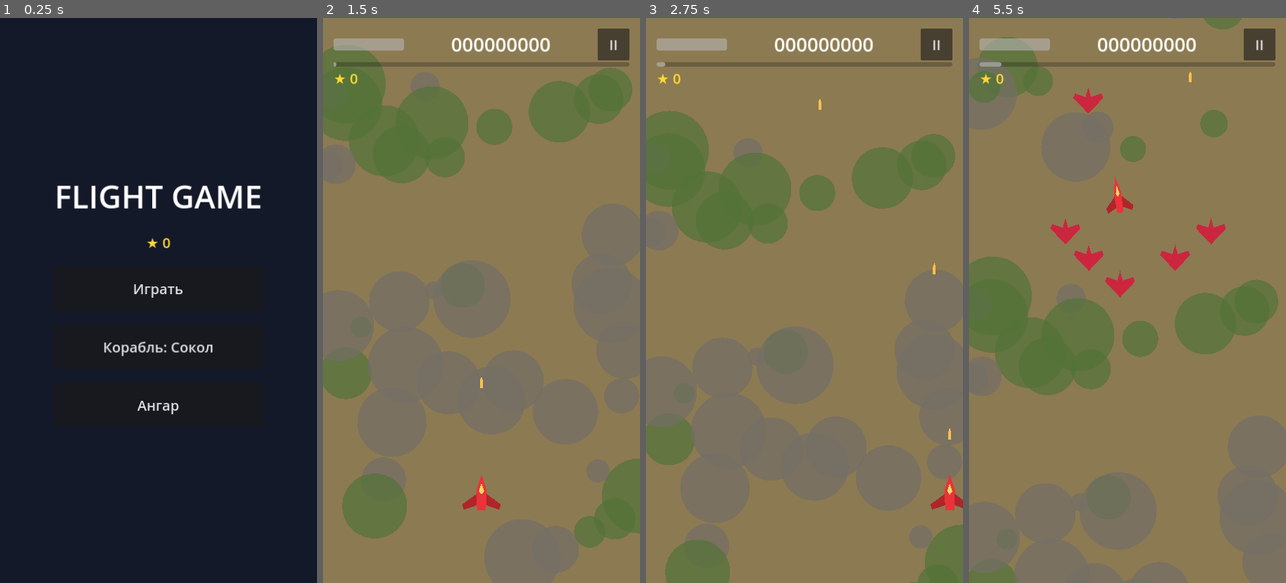
Above: before the commit, frames 1-4 (left to right).
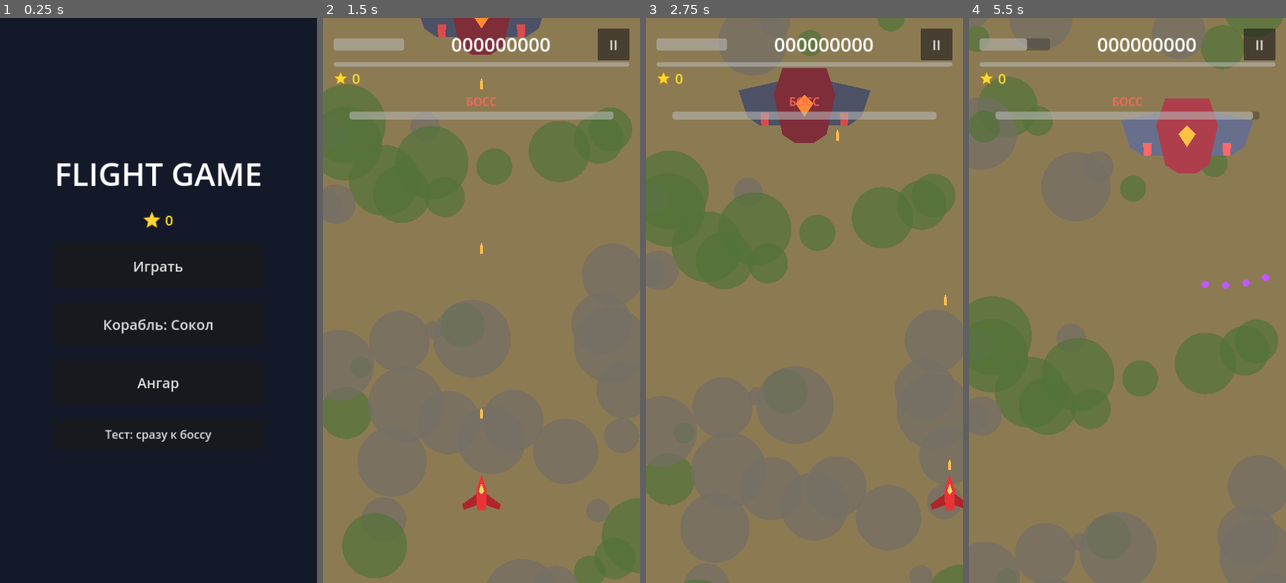
Above: after the commit, the same moments.

Repository: Dmitri2205/FlightGame
Game: Godot game, scene res://scenes/ui/main_menu.tscn
The game is run twice, just before and just after one commit, with the same random seed, the same clock (stepped at 60 frames per second) and the same inputs.
Inputs (mouse positions are in pixels of both pictures, inside the frame that each line leads up to):
- Up to frame 1 (0.25 s): no input
- Up to frame 2 (1.5 s): click (481, 436) at 0.5 s, where only the run after the commit has a clickable "Тест: сразу к боссу"; click (481, 289) at 1.25 s, where only the run before the commit has a clickable "Играть"
- Up to frame 3 (2.75 s): move the mouse to (874, 272) at 2.02 s; hold Right (ui_right) from 2.03 s (still down)
- Up to frame 4 (5.5 s): move the mouse to (1064, 328) at 2.77 s; release Right (ui_right) at 2.78 s; hold Down (ui_down) 2.78-3.53 s; move the mouse to (1159, 176) at 3.52 s; hold Right (ui_right) 3.53-4.28 s; move the mouse to (1111, 413) at 4.27 s; hold Up (ui_up) 4.28-5.03 s; move the mouse to (1222, 385) at 5.02 s; hold Left (ui_left) from 5.03 s (still down)

The runs differ from the first frame. In frame 1, 4.1% of the frame differs, in the area x 18-83%, y 25-75%; in frame 2, 23%; in frame 3, 23%; in frame 4, 25%, in the area x 0-100%, y 0-100%.

Commit message:
Fix touch scrolling and star glyph, add test boss
Lists in the ship select and upgrade screens now pass touch events up
to the ScrollContainer, so they can be swiped. The star glyph is missing
from Godot's default font on web, so it is replaced with an SVG icon.

Adds a two-phase boss at the end of the level with a HUD health bar,
a menu button and a --boss CLI flag to jump straight to it, plus a CI
smoke run of the boss fight.

Co-Authored-By: Claude Opus 5.5 <noreply@anthropic.com>
Claude-Session: https://claude.ai/code/session_01VC3GYwjwqeYNAW7dgMGBH3

Diff:
--- /dev/null
+++ b/scenes/game/boss.gd
@@ -0,0 +1,138 @@
+extends Area2D
+## Босс: выплывает сверху, ходит из стороны в сторону и чередует атаки.
+## На половине здоровья впадает в ярость: быстрее двигается и стреляет плотнее.
+
+signal destroyed(enemy: Node2D)
+signal health_changed(current: int, maximum: int)
+
+enum State { ENTERING, FIGHTING }
+
+@export var max_hp := 120
+@export var score_value := 5000
+@export var star_drop := 40
+@export var bullet_scene: PackedScene
+@export var bullet_speed := 380.0
+@export var entry_y := 260.0
+@export var move_speed := 140.0
+
+var projectile_container: Node
+var hp := 0
+
+var _state := State.ENTERING
+var _dead := false
+var _time := 0.0
+var _dir := 1.0
+var _attack_cooldown := 1.5
+var _pattern := 0
+
+
+func _ready() -> void:
+	hp = max_hp
+	area_entered.connect(_on_area_entered)
+
+
+func _process(delta: float) -> void:
+	_time += delta
+	match _state:
+		State.ENTERING:
+			position.y = move_toward(position.y, entry_y, 160.0 * delta)
+			if position.y >= entry_y:
+				_state = State.FIGHTING
+		State.FIGHTING:
+			_move(delta)
+			_attack_cooldown -= delta
+			if _attack_cooldown <= 0.0:
+				_attack()
+
+
+func is_enraged() -> bool:
+	return hp * 2 <= max_hp
+
+
+func take_damage(amount: int) -> void:
+	# Пока выплывает — неуязвим, чтобы не сбить его ещё за экраном.
+	if _dead or _state == State.ENTERING:
+		return
+	var was_enraged := is_enraged()
+	hp = maxi(hp - amount, 0)
+	health_changed.emit(hp, max_hp)
+	modulate = Color(2, 2, 2)
+	create_tween().tween_property(self, "modulate", _base_modulate(), 0.08)
+	if hp == 0:
+		_dead = true
+		destroyed.emit(self)
+		queue_free()
+	elif is_enraged() and not was_enraged:
+		_attack_cooldown = 0.6
+
+
+func _move(delta: float) -> void:
+	var width := get_viewport_rect().size.x
+	var speed := move_speed * (1.6 if is_enraged() else 1.0)
+	position.x += _dir * speed * delta
+	if position.x < 130.0:
+		_dir = 1.0
+	elif position.x > width - 130.0:
+		_dir = -1.0
+	position.y = entry_y + sin(_time * 1.3) * 30.0
+
+
+func _attack() -> void:
+	if is_enraged():
+		match _pattern % 3:
+			0:
+				_ring(18, 0.0)
+			1:
+				_fan(Vector2(0, 60), 7, 0.9)
+			2:
+				_ring(18, PI / 18.0)
+				_fan(Vector2(0, 60), 3, 0.3)
+		_attack_cooldown = 0.9
+	else:
+		match _pattern % 2:
+			0:
+				_fan(Vector2(0, 60), 5, 0.6)
+			1:
+				_shoot(Vector2(-90, 40), Vector2.DOWN)
+				_shoot(Vector2(90, 40), Vector2.DOWN)
+				_shoot(Vector2(-90, 40), Vector2.DOWN.rotated(0.15))
+				_shoot(Vector2(90, 40), Vector2.DOWN.rotated(-0.15))
+		_attack_cooldown = 1.4
+	_pattern += 1
+
+
+## Веер пуль в сторону игрока.
+func _fan(offset: Vector2, count: int, spread: float) -> void:
+	var origin := global_position + offset
+	var player := get_tree().get_first_node_in_group("player") as Node2D
+	var aim := Vector2.DOWN
+	if player:
+		aim = origin.direction_to(player.global_position)
+	for i in count:
+		var t := 0.0 if count == 1 else float(i) / (count - 1) - 0.5
+		_shoot(offset, aim.rotated(t * spread))
+
+
+## Кольцо пуль во все стороны.
+func _ring(count: int, angle_offset: float) -> void:
+	for i in count:
+		_shoot(Vector2.ZERO, Vector2.DOWN.rotated(angle_offset + TAU * i / count))
+
+
+func _shoot(offset: Vector2, direction: Vector2) -> void:
+	if bullet_scene == null or projectile_container == null:
+		return
+	var bullet = bullet_scene.instantiate()
+	bullet.position = global_position + offset
+	bullet.velocity = direction * bullet_speed
+	projectile_container.add_child(bullet)
+
+
+func _base_modulate() -> Color:
+	return Color(1.25, 0.8, 0.8) if is_enraged() else Color.WHITE
+
+
+func _on_area_entered(area) -> void:
+	# Таран босса бьёт игрока, но сам босс не погибает.
+	if area.is_in_group("player"):
+		area.take_damage(1)
--- /dev/null
+++ b/scenes/game/boss.tscn
@@ -0,0 +1,38 @@
+[gd_scene load_steps=4 format=3]
+
+[ext_resource type="Script" path="res://scenes/game/boss.gd" id="1_script"]
+[ext_resource type="PackedScene" path="res://scenes/game/enemy_bullet.tscn" id="2_bullet"]
+
+[sub_resource type="RectangleShape2D" id="RectangleShape2D_hit"]
+size = Vector2(240, 110)
+
+[node name="Boss" type="Area2D"]
+collision_layer = 2
+collision_mask = 1
+script = ExtResource("1_script")
+bullet_scene = ExtResource("2_bullet")
+
+[node name="Wings" type="Polygon2D" parent="."]
+color = Color(0.3, 0.32, 0.4, 1)
+polygon = PackedVector2Array(-150, -30, -60, -50, 60, -50, 150, -30, 130, 30, 100, 50, -100, 50, -130, 30)
+
+[node name="Hull" type="Polygon2D" parent="."]
+color = Color(0.5, 0.18, 0.22, 1)
+polygon = PackedVector2Array(-50, -80, 50, -80, 70, -20, 50, 70, 20, 90, -20, 90, -50, 70, -70, -20)
+
+[node name="Core" type="Polygon2D" parent="."]
+color = Color(1, 0.55, 0.2, 1)
+polygon = PackedVector2Array(0, -20, 20, 0, 0, 30, -20, 0)
+
+[node name="GunLeft" type="Polygon2D" parent="."]
+position = Vector2(-90, 30)
+color = Color(0.85, 0.3, 0.3, 1)
+polygon = PackedVector2Array(-10, -10, 10, -10, 8, 20, -8, 20)
+
+[node name="GunRight" type="Polygon2D" parent="."]
+position = Vector2(90, 30)
+color = Color(0.85, 0.3, 0.3, 1)
+polygon = PackedVector2Array(-10, -10, 10, -10, 8, 20, -8, 20)
+
+[node name="Collision" type="CollisionShape2D" parent="."]
+shape = SubResource("RectangleShape2D_hit")
--- a/scenes/game/level.gd
+++ b/scenes/game/level.gd
@@ -1,16 +1,22 @@
 extends Node2D
-## Уровень: спавнит волны врагов, считает очки и звёзды,
+## Уровень: спавнит волны врагов, в конце — босс. Считает очки и звёзды,
 ## по окончании начисляет звёзды в GameState.
+## Сразу к боссу: GameState.boss_test = true (кнопка в меню)
+## или аргумент `-- --boss` при запуске из командной строки.
 
 @export var enemy_scenes: Array[PackedScene] = []
 @export var star_scene: PackedScene
 @export var level_duration := 60.0
+@export var boss_scene: PackedScene
+## Пауза после победы над боссом, чтобы успеть собрать звёзды.
+@export var victory_delay := 3.0
 
 var score := 0
 var run_stars := 0
 var elapsed := 0.0
 
 var _finished := false
+var _boss_spawned := false
 
 @onready var player = $Player
 @onready var projectiles: Node2D = $Projectiles
@@ -32,6 +38,11 @@
 	hud.set_score(score)
 	hud.set_stars(run_stars)
 
+	if GameState.boss_test or "--boss" in OS.get_cmdline_user_args():
+		GameState.boss_test = false
+		elapsed = level_duration
+		spawn_timer.stop()
+
 
 func _process(delta: float) -> void:
 	if _finished:
@@ -40,8 +51,12 @@
 	hud.set_progress(elapsed / level_duration)
 	if elapsed >= level_duration:
 		spawn_timer.stop()
-		if enemies.get_child_count() == 0:
-			_finish(true)
+		# Сначала добиваем оставшиеся волны, потом выходит босс.
+		if not _boss_spawned and enemies.get_child_count() == 0:
+			if boss_scene:
+				_spawn_boss()
+			else:
+				_finish(true)
 
 
 # --- Волны --------------------------------------------------------------------
@@ -73,6 +88,23 @@
 	enemies.add_child(enemy)
 
 
+func _spawn_boss() -> void:
+	_boss_spawned = true
+	var boss = boss_scene.instantiate()
+	boss.position = Vector2(get_viewport_rect().size.x / 2.0, -150.0)
+	boss.projectile_container = projectiles
+	boss.destroyed.connect(_on_enemy_destroyed)
+	boss.destroyed.connect(_on_boss_destroyed)
+	boss.health_changed.connect(hud.set_boss_health)
+	enemies.add_child(boss)
+	hud.show_boss(boss.max_hp)
+
+
+func _on_boss_destroyed(_boss) -> void:
+	hud.hide_boss()
+	get_tree().create_timer(victory_delay).timeout.connect(_finish.bind(true))
+
+
 func _on_enemy_destroyed(enemy) -> void:
 	score += enemy.score_value
 	hud.set_score(score)
@@ -90,6 +122,11 @@
 	run_stars += 1
 	hud.set_stars(run_stars)
 
+	if GameState.boss_test or "--boss" in OS.get_cmdline_user_args():
+		GameState.boss_test = false
+		elapsed = level_duration
+		spawn_timer.stop()
+
 
 # --- Конец уровня -------------------------------------------------------------
 
--- a/scenes/game/level.tscn
+++ b/scenes/game/level.tscn
@@ -7,11 +7,13 @@
 [ext_resource type="PackedScene" path="res://scenes/game/enemy_gunship.tscn" id="5_gunship"]
 [ext_resource type="PackedScene" path="res://scenes/game/star_pickup.tscn" id="6_star"]
 [ext_resource type="PackedScene" path="res://scenes/ui/hud.tscn" id="7_hud"]
+[ext_resource type="PackedScene" path="res://scenes/game/boss.tscn" id="8_boss"]
 
 [node name="Level" type="Node2D"]
 script = ExtResource("1_script")
 enemy_scenes = Array[PackedScene]([ExtResource("4_fighter"), ExtResource("5_gunship")])
 star_scene = ExtResource("6_star")
+boss_scene = ExtResource("8_boss")
 
 [node name="Background" type="Node2D" parent="."]
 script = ExtResource("2_bg")
--- a/scenes/ui/hud.gd
+++ b/scenes/ui/hud.gd
@@ -10,10 +10,13 @@
 @onready var results_panel: PanelContainer = %ResultsPanel
 @onready var results_title: Label = %ResultsTitle
 @onready var results_stats: Label = %ResultsStats
+@onready var boss_box: Control = %BossBox
+@onready var boss_bar: ProgressBar = %BossBar
 
 
 func _ready() -> void:
 	results_panel.hide()
+	boss_box.hide()
 	%MenuButton.pressed.connect(menu_requested.emit)
 	%ResultsMenuButton.pressed.connect(menu_requested.emit)
 
@@ -32,7 +35,22 @@
 
 
 func set_stars(value: int) -> void:
-	stars_label.text = "★ %d" % value
+	stars_label.text = "%d" % value
+
+
+func show_boss(max_hp: int) -> void:
+	boss_bar.max_value = max_hp
+	boss_bar.value = max_hp
+	boss_box.show()
+
+
+func set_boss_health(current: int, maximum: int) -> void:
+	boss_bar.max_value = maximum
+	boss_bar.value = current
+
+
+func hide_boss() -> void:
+	boss_box.hide()
 
 
 func show_results(victory: bool, score: int, stars: int) -> void:
--- a/scenes/ui/hud.tscn
+++ b/scenes/ui/hud.tscn
@@ -1,5 +1,6 @@
 [gd_scene load_steps=2 format=3]
 
+[ext_resource type="Texture2D" path="res://ui/star.svg" id="9_star"]
 [ext_resource type="Script" path="res://scenes/ui/hud.gd" id="1_script"]
 
 [node name="HUD" type="CanvasLayer"]
@@ -60,11 +61,49 @@
 mouse_filter = 2
 show_percentage = false
 
-[node name="StarsLabel" type="Label" parent="Root/Top"]
+[node name="StarsRow" type="HBoxContainer" parent="Root/Top"]
+layout_mode = 2
+mouse_filter = 2
+theme_override_constants/separation = 10
+
+[node name="StarIcon" type="TextureRect" parent="Root/Top/StarsRow"]
+custom_minimum_size = Vector2(32, 32)
+layout_mode = 2
+texture = ExtResource("9_star")
+expand_mode = 1
+stretch_mode = 5
+
+[node name="StarsLabel" type="Label" parent="Root/Top/StarsRow"]
 unique_name_in_owner = true
 layout_mode = 2
 theme_override_colors/font_color = Color(1, 0.85, 0.2, 1)
-text = "★ 0"
+text = "0"
+
+[node name="BossBox" type="VBoxContainer" parent="Root"]
+unique_name_in_owner = true
+layout_mode = 1
+anchors_preset = 10
+anchor_right = 1.0
+offset_left = 60.0
+offset_top = 170.0
+offset_right = -60.0
+offset_bottom = 240.0
+grow_horizontal = 2
+mouse_filter = 2
+
+[node name="BossLabel" type="Label" parent="Root/BossBox"]
+layout_mode = 2
+theme_override_colors/font_color = Color(1, 0.4, 0.35, 1)
+theme_override_font_sizes/font_size = 26
+text = "БОСС"
+horizontal_alignment = 1
+
+[node name="BossBar" type="ProgressBar" parent="Root/BossBox"]
+unique_name_in_owner = true
+custom_minimum_size = Vector2(0, 18)
+layout_mode = 2
+mouse_filter = 2
+show_percentage = false
 
 [node name="ResultsPanel" type="PanelContainer" parent="Root"]
 unique_name_in_owner = true
--- a/scenes/ui/main_menu.gd
+++ b/scenes/ui/main_menu.gd
@@ -2,8 +2,14 @@
 
 
 func _ready() -> void:
-	%StarsLabel.text = "★ %d" % GameState.stars
+	%StarsLabel.text = "%d" % GameState.stars
 	%PlayButton.pressed.connect(func(): get_tree().change_scene_to_file("res://scenes/game/level.tscn"))
 	%ShipsButton.text = "Корабль: %s" % GameState.get_selected_ship().title
 	%ShipsButton.pressed.connect(func(): get_tree().change_scene_to_file("res://scenes/ui/ship_select.tscn"))
+	%BossTestButton.pressed.connect(_start_boss_test)
 	%UpgradesButton.pressed.connect(func(): get_tree().change_scene_to_file("res://scenes/ui/upgrade_menu.tscn"))
+
+
+func _start_boss_test() -> void:
+	GameState.boss_test = true
+	get_tree().change_scene_to_file("res://scenes/game/level.tscn")
--- a/scenes/ui/main_menu.tscn
+++ b/scenes/ui/main_menu.tscn
@@ -1,5 +1,6 @@
 [gd_scene load_steps=2 format=3]
 
+[ext_resource type="Texture2D" path="res://ui/star.svg" id="9_star"]
 [ext_resource type="Script" path="res://scenes/ui/main_menu.gd" id="1_script"]
 
 [node name="MainMenu" type="Control"]
@@ -28,9 +29,9 @@
 anchor_right = 0.5
 anchor_bottom = 0.5
 offset_left = -240.0
-offset_top = -330.0
+offset_top = -380.0
 offset_right = 240.0
-offset_bottom = 330.0
+offset_bottom = 380.0
 grow_horizontal = 2
 grow_vertical = 2
 theme_override_constants/separation = 32
@@ -42,11 +43,24 @@
 text = "FLIGHT GAME"
 horizontal_alignment = 1
 
-[node name="StarsLabel" type="Label" parent="Center"]
+[node name="StarsRow" type="HBoxContainer" parent="Center"]
+layout_mode = 2
+mouse_filter = 2
+theme_override_constants/separation = 10
+alignment = 1
+
+[node name="StarIcon" type="TextureRect" parent="Center/StarsRow"]
+custom_minimum_size = Vector2(40, 40)
+layout_mode = 2
+texture = ExtResource("9_star")
+expand_mode = 1
+stretch_mode = 5
+
+[node name="StarsLabel" type="Label" parent="Center/StarsRow"]
 unique_name_in_owner = true
 layout_mode = 2
 theme_override_colors/font_color = Color(1, 0.85, 0.2, 1)
-text = "★ 0"
+text = "0"
 horizontal_alignment = 1
 
 [node name="PlayButton" type="Button" parent="Center"]
@@ -66,3 +80,10 @@
 custom_minimum_size = Vector2(0, 100)
 layout_mode = 2
 text = "Ангар"
+
+[node name="BossTestButton" type="Button" parent="Center"]
+unique_name_in_owner = true
+custom_minimum_size = Vector2(0, 70)
+layout_mode = 2
+theme_override_font_sizes/font_size = 26
+text = "Тест: сразу к боссу"
--- a/scenes/ui/ship_select.gd
+++ b/scenes/ui/ship_select.gd
@@ -8,6 +8,8 @@
 	"armor": 8.0,
 	"firepower": 2.5,
 }
+
+const STAR_ICON := preload("res://ui/star.svg")
 
 @onready var stars_label: Label = %StarsLabel
 @onready var list: VBoxContainer = %ShipList
@@ -29,7 +31,7 @@
 
 
 func _refresh() -> void:
-	stars_label.text = "★ %d" % GameState.stars
+	stars_label.text = "%d" % GameState.stars
 	for child in list.get_children():
 		child.queue_free()
 	for ship in GameState.ships:
@@ -37,7 +39,10 @@
 
 
 func _make_card(ship: ShipData) -> Control:
+	# Всё внутри списка пропускает касания наверх (PASS), иначе
+	# ScrollContainer не получает свайп и список не листается.
 	var card := PanelContainer.new()
+	card.mouse_filter = Control.MOUSE_FILTER_PASS
 	var box := VBoxContainer.new()
 	box.add_theme_constant_override("separation", 8)
 	card.add_child(box)
@@ -62,6 +67,7 @@
 
 	var button := Button.new()
 	button.custom_minimum_size = Vector2(0, 80)
+	button.mouse_filter = Control.MOUSE_FILTER_PASS
 	if ship.id == GameState.selected_ship_id:
 		button.text = "Выбран"
 		button.disabled = true
@@ -69,7 +75,8 @@
 		button.text = "Выбрать"
 		button.pressed.connect(GameState.select_ship.bind(ship.id))
 	else:
-		button.text = "Купить ★ %d" % ship.cost
+		button.text = "Купить %d" % ship.cost
+		button.icon = STAR_ICON
 		button.disabled = GameState.stars < ship.cost
 		button.pressed.connect(GameState.try_unlock_ship.bind(ship.id))
 	box.add_child(button)
@@ -79,6 +86,7 @@
 
 func _make_stat(label_text: String, ratio: float) -> Control:
 	var row := HBoxContainer.new()
+	row.mouse_filter = Control.MOUSE_FILTER_PASS
 
 	var label := Label.new()
 	label.text = label_text
@@ -91,6 +99,7 @@
 	bar.size_flags_vertical = Control.SIZE_SHRINK_CENTER
 	bar.custom_minimum_size = Vector2(0, 18)
 	bar.show_percentage = false
+	bar.mouse_filter = Control.MOUSE_FILTER_PASS
 	bar.value = clampf(ratio, 0.0, 1.0) * 100.0
 	row.add_child(bar)
 
--- a/scenes/ui/ship_select.tscn
+++ b/scenes/ui/ship_select.tscn
@@ -1,5 +1,6 @@
 [gd_scene load_steps=2 format=3]
 
+[ext_resource type="Texture2D" path="res://ui/star.svg" id="9_star"]
 [ext_resource type="Script" path="res://scenes/ui/ship_select.gd" id="1_script"]
 
 [node name="ShipSelect" type="Control"]
@@ -36,12 +37,24 @@
 layout_mode = 2
 theme_override_constants/separation = 24
 
-[node name="StarsLabel" type="Label" parent="Margin/Box"]
+[node name="StarsRow" type="HBoxContainer" parent="Margin/Box"]
+layout_mode = 2
+mouse_filter = 2
+theme_override_constants/separation = 10
+
+[node name="StarIcon" type="TextureRect" parent="Margin/Box/StarsRow"]
+custom_minimum_size = Vector2(48, 48)
+layout_mode = 2
+texture = ExtResource("9_star")
+expand_mode = 1
+stretch_mode = 5
+
+[node name="StarsLabel" type="Label" parent="Margin/Box/StarsRow"]
 unique_name_in_owner = true
 layout_mode = 2
 theme_override_colors/font_color = Color(1, 0.85, 0.2, 1)
 theme_override_font_sizes/font_size = 48
-text = "★ 0"
+text = "0"
 
 [node name="Scroll" type="ScrollContainer" parent="Margin/Box"]
 layout_mode = 2
--- a/scenes/ui/upgrade_menu.gd
+++ b/scenes/ui/upgrade_menu.gd
@@ -1,6 +1,8 @@
 extends Control
 ## Экран прокачки. Строки строятся по GameState.UPGRADES,
 ## так что новое улучшение достаточно описать там.
+
+const STAR_ICON := preload("res://ui/star.svg")
 
 @onready var stars_label: Label = %StarsLabel
 @onready var list: VBoxContainer = %UpgradeList
@@ -22,7 +24,7 @@
 
 
 func _refresh() -> void:
-	stars_label.text = "★ %d" % GameState.stars
+	stars_label.text = "%d" % GameState.stars
 	for child in list.get_children():
 		child.queue_free()
 	for id in GameState.UPGRADES:
@@ -32,6 +34,7 @@
 func _make_row(id: String) -> Control:
 	var row := HBoxContainer.new()
 	row.add_theme_constant_override("separation", 16)
+	row.mouse_filter = Control.MOUSE_FILTER_PASS
 
 	var info := VBoxContainer.new()
 	info.size_flags_horizontal = Control.SIZE_EXPAND_FILL
@@ -45,16 +48,20 @@
 	bar.max_value = GameState.get_max_level(id)
 	bar.value = GameState.get_level(id)
 	bar.show_percentage = false
+	bar.mouse_filter = Control.MOUSE_FILTER_PASS
 	bar.custom_minimum_size = Vector2(0, 24)
 	info.add_child(bar)
 
 	var button := Button.new()
 	button.custom_minimum_size = Vector2(200, 80)
+	# PASS, чтобы список можно было листать, начав свайп на кнопке.
+	button.mouse_filter = Control.MOUSE_FILTER_PASS
 	if GameState.is_maxed(id):
 		button.text = "МАКС"
 		button.disabled = true
 	else:
-		button.text = "★ %d" % GameState.get_upgrade_cost(id)
+		button.text = "%d" % GameState.get_upgrade_cost(id)
+		button.icon = STAR_ICON
 		button.disabled = not GameState.can_upgrade(id)
 		button.pressed.connect(GameState.try_upgrade.bind(id))
 	row.add_child(button)
--- a/scenes/ui/upgrade_menu.tscn
+++ b/scenes/ui/upgrade_menu.tscn
@@ -1,5 +1,6 @@
 [gd_scene load_steps=2 format=3]
 
+[ext_resource type="Texture2D" path="res://ui/star.svg" id="9_star"]
 [ext_resource type="Script" path="res://scenes/ui/upgrade_menu.gd" id="1_script"]
 
 [node name="UpgradeMenu" type="Control"]
@@ -36,12 +37,24 @@
 layout_mode = 2
 theme_override_constants/separation = 24
 
-[node name="StarsLabel" type="Label" parent="Margin/Box"]
+[node name="StarsRow" type="HBoxContainer" parent="Margin/Box"]
+layout_mode = 2
+mouse_filter = 2
+theme_override_constants/separation = 10
+
+[node name="StarIcon" type="TextureRect" parent="Margin/Box/StarsRow"]
+custom_minimum_size = Vector2(48, 48)
+layout_mode = 2
+texture = ExtResource("9_star")
+expand_mode = 1
+stretch_mode = 5
+
+[node name="StarsLabel" type="Label" parent="Margin/Box/StarsRow"]
 unique_name_in_owner = true
 layout_mode = 2
 theme_override_colors/font_color = Color(1, 0.85, 0.2, 1)
 theme_override_font_sizes/font_size = 48
-text = "★ 0"
+text = "0"
 
 [node name="Scroll" type="ScrollContainer" parent="Margin/Box"]
 layout_mode = 2
--- a/scripts/game_state.gd
+++ b/scripts/game_state.gd
@@ -48,6 +48,8 @@
 var ships: Array[ShipData] = []
 var unlocked_ships: Array = []
 var selected_ship_id := ""
+## Отладка: следующий запуск уровня начнётся сразу с босса.
+var boss_test := false
 
 
 func _ready() -> void:
--- /dev/null
+++ b/ui/star.svg
@@ -0,0 +1 @@
+<svg xmlns="http://www.w3.org/2000/svg" width="40" height="40" viewBox="0 0 40 40"><path d="M20 2 L25.3 14.2 L38.6 15.4 L28.6 24.2 L31.5 37.2 L20 30.4 L8.5 37.2 L11.4 24.2 L1.4 15.4 L14.7 14.2 Z" fill="#ffd633" stroke="#b8860b" stroke-width="1.5" stroke-linejoin="round"/></svg>
Not shown, changed: .github/workflows/pages.yml
